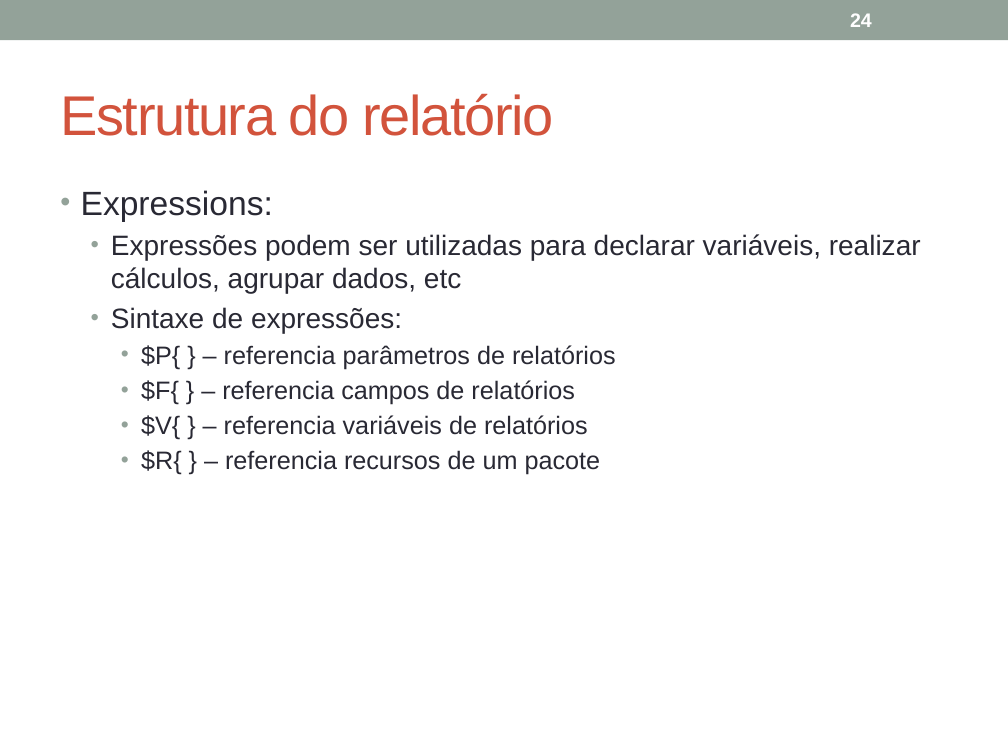
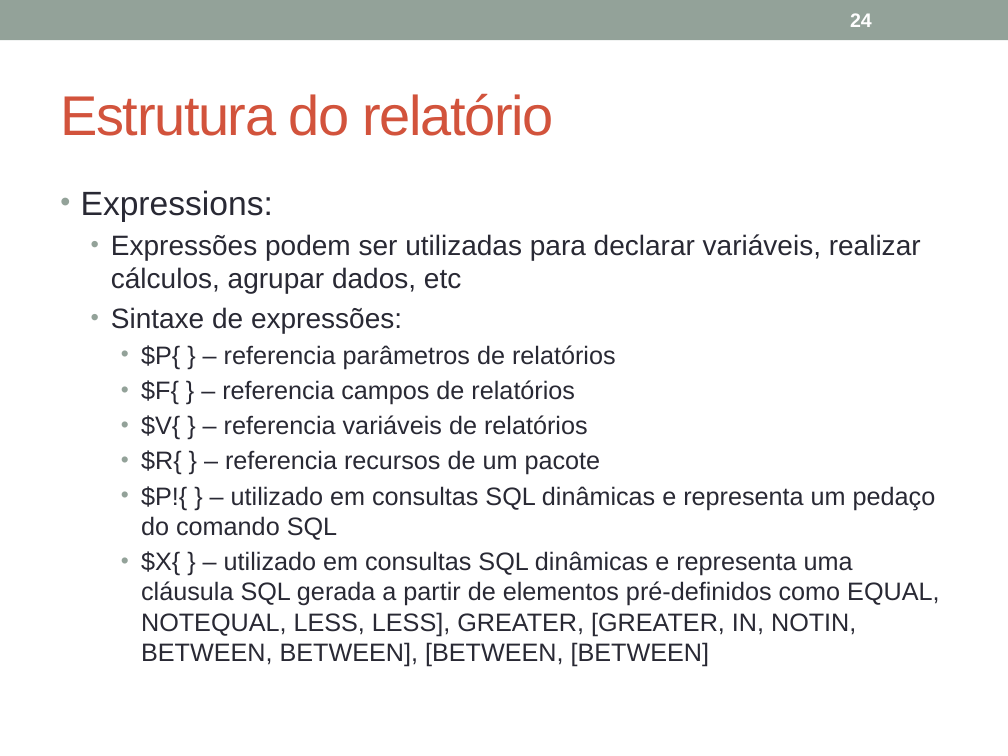
Before and after one commit to julioapm/WebJavaEESpringJasper, a slide deck: slide 24 of Material/JavaEE_Jasper.pptx. Drawn at 1008x756 pixels with LibreOffice and Linux fonts; fonts in the diff are those of the drawing. Boxes give left, top, right and bottom in pixels: in the first picture for what was removed or moved away, otherwise in the second. Text is boxed around its words. In the diff, an @@ line names an element or a change of style, - is before the commit and + after.

```diff
--- a/Material/JavaEE_Jasper.pptx
+++ b/Material/JavaEE_Jasper.pptx
@@ text at (x1=141, y1=486, x2=939, y2=667): paragraphs added @@
+    • $P!{ } – utilizado em consultas SQL dinâmicas e representa um pedaço do comando SQL
+    • $X{ } – utilizado em consultas SQL dinâmicas e representa uma cláusula SQL gerada a partir de elementos pré-definidos como EQUAL, NOTEQUAL, LESS, LESS], GREATER, [GREATER, IN, NOTIN, BETWEEN, BETWEEN], [BETWEEN, [BETWEEN]
```
Also in this commit, not shown: 1 other slide changed, 2 slides added, 11 other files.
